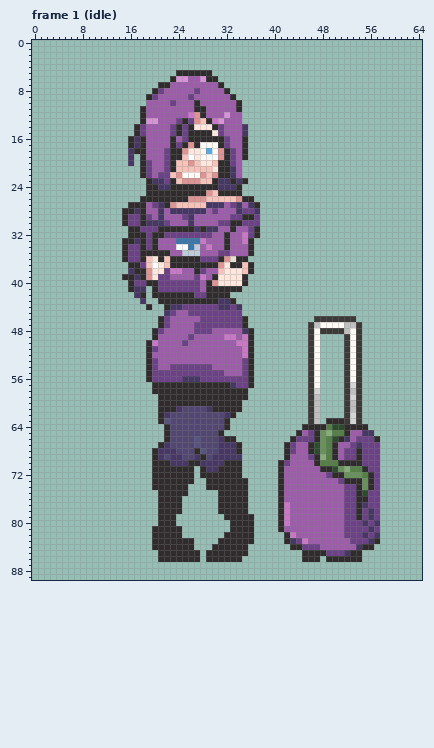
File history of a pixel-art file, resources pengu/win anims/zone_anim.aseprite. This is how it looked before the edit.
65x90 pixels, 9 frames. Shown: frame 1 (idle). The commit also changed other frames, which this record leaves out.
After:
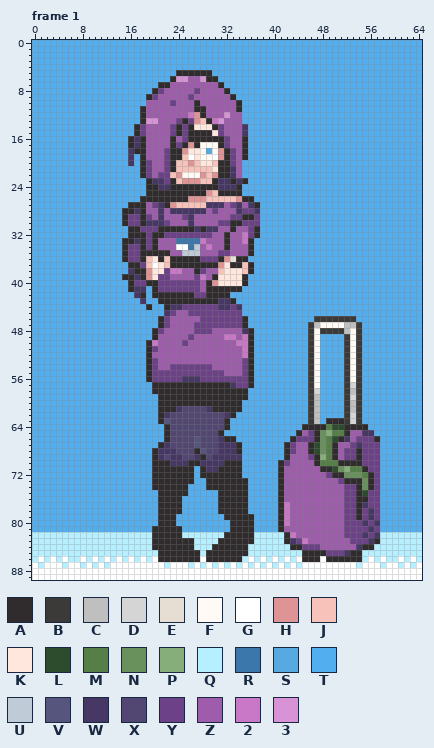
Palette (. is transparent): A #302c2e  B #3c3939  C #bfbfbf  D #d5d5d5  E #e6ddd3  F #fffaf5  G #ffffff  H #de9494  J #f6c2ba  K #ffe7de  L #2d4c2d  M #557f47  N #69915c  P #86ae7a  Q #b6efff  R #3b77aa  S #56aadf  T #52aeef  U #bfcbd7  V #55557d  W #463764  X #524772  Y #6c4187  Z #9f5cad  2 #c977c7  3 #d793d5
Changes in this commit:
layer "Layer 3" added
Frame 1, layer "Layer 3":
y 0..4: x 0..64 ................................................................. -> TTTTTTTTTTTTTTTTTTTTTTTTTTTTTTTTTTTTTTTTTTTTTTTTTTTTTTTTTTTTTTTTT
y 5: x 0..23 ........................ -> TTTTTTTTTTTTTTTTTTTTTTTT; x 30..64 ................................... -> TTTTTTTTTTTTTTTTTTTTTTTTTTTTTTTTTTT
y 6: x 0..22 ....................... -> TTTTTTTTTTTTTTTTTTTTTTT; x 31..64 .................................. -> TTTTTTTTTTTTTTTTTTTTTTTTTTTTTTTTTT
y 7: x 0..20 ..................... -> TTTTTTTTTTTTTTTTTTTTT; x 32..64 ................................. -> TTTTTTTTTTTTTTTTTTTTTTTTTTTTTTTTT
y 8: x 0..19 .................... -> TTTTTTTTTTTTTTTTTTTT; x 33..64 ................................ -> TTTTTTTTTTTTTTTTTTTTTTTTTTTTTTTT
y 9: x 0..18 ................... -> TTTTTTTTTTTTTTTTTTT; x 34..64 ............................... -> TTTTTTTTTTTTTTTTTTTTTTTTTTTTTTT
y 10: x 0..18 ................... -> TTTTTTTTTTTTTTTTTTT; x 35..64 .............................. -> TTTTTTTTTTTTTTTTTTTTTTTTTTTTTT
y 11..13: x 0..17 .................. -> TTTTTTTTTTTTTTTTTT; x 35..64 .............................. -> TTTTTTTTTTTTTTTTTTTTTTTTTTTTTT
y 14..15: x 0..16 ................. -> TTTTTTTTTTTTTTTTT; x 36..64 ............................. -> TTTTTTTTTTTTTTTTTTTTTTTTTTTTT
y 16..18: x 0..15 ................ -> TTTTTTTTTTTTTTTT; x 36..64 ............................. -> TTTTTTTTTTTTTTTTTTTTTTTTTTTTT
y 19: x 0..15 ................ -> TTTTTTTTTTTTTTTT; x 17 . -> T; x 36..64 ............................. -> TTTTTTTTTTTTTTTTTTTTTTTTTTTTT
y 20: x 0..15 ................ -> TTTTTTTTTTTTTTTT; x 17 . -> T; x 35..64 .............................. -> TTTTTTTTTTTTTTTTTTTTTTTTTTTTTT
y 21..22: x 0..17 .................. -> TTTTTTTTTTTTTTTTTT; x 35..64 .............................. -> TTTTTTTTTTTTTTTTTTTTTTTTTTTTTT
y 23: x 0..18 ................... -> TTTTTTTTTTTTTTTTTTT; x 36..64 ............................. -> TTTTTTTTTTTTTTTTTTTTTTTTTTTTT
y 24..25: x 0..18 ................... -> TTTTTTTTTTTTTTTTTTT; x 35..64 .............................. -> TTTTTTTTTTTTTTTTTTTTTTTTTTTTTT
y 26: x 0..17 .................. -> TTTTTTTTTTTTTTTTTT; x 37..64 ............................ -> TTTTTTTTTTTTTTTTTTTTTTTTTTTT
y 27: x 0..15 ................ -> TTTTTTTTTTTTTTTT; x 38..64 ........................... -> TTTTTTTTTTTTTTTTTTTTTTTTTTT
y 28..30: x 0..14 ............... -> TTTTTTTTTTTTTTT; x 38..64 ........................... -> TTTTTTTTTTTTTTTTTTTTTTTTTTT
y 31..32: x 0..15 ................ -> TTTTTTTTTTTTTTTT; x 38..64 ........................... -> TTTTTTTTTTTTTTTTTTTTTTTTTTT
y 33..35: x 0..14 ............... -> TTTTTTTTTTTTTTT; x 37..64 ............................ -> TTTTTTTTTTTTTTTTTTTTTTTTTTTT
y 36: x 0..14 ............... -> TTTTTTTTTTTTTTT; x 36..64 ............................. -> TTTTTTTTTTTTTTTTTTTTTTTTTTTTT
y 37..38: x 0..15 ................ -> TTTTTTTTTTTTTTTT; x 37..64 ............................ -> TTTTTTTTTTTTTTTTTTTTTTTTTTTT
y 39: x 0..14 ............... -> TTTTTTTTTTTTTTT; x 36..64 ............................. -> TTTTTTTTTTTTTTTTTTTTTTTTTTTTT
y 40: x 0..15 ................ -> TTTTTTTTTTTTTTTT; x 36..64 ............................. -> TTTTTTTTTTTTTTTTTTTTTTTTTTTTT
y 41: x 0..15 ................ -> TTTTTTTTTTTTTTTT; x 19 . -> T; x 35..64 .............................. -> TTTTTTTTTTTTTTTTTTTTTTTTTTTTTT
y 42: x 0..16 ................. -> TTTTTTTTTTTTTTTTT; x 19 . -> T; x 33..64 ................................ -> TTTTTTTTTTTTTTTTTTTTTTTTTTTTTTTT
y 43: x 0..17 .................. -> TTTTTTTTTTTTTTTTTT; x 19..20 .. -> TT; x 34..64 ............................... -> TTTTTTTTTTTTTTTTTTTTTTTTTTTTTTT
y 44: x 0..18 ................... -> TTTTTTTTTTTTTTTTTTT; x 20..21 .. -> TT; x 35..64 .............................. -> TTTTTTTTTTTTTTTTTTTTTTTTTTTTTT
y 45: x 0..21 ...................... -> TTTTTTTTTTTTTTTTTTTTTT; x 35..64 .............................. -> TTTTTTTTTTTTTTTTTTTTTTTTTTTTTT
y 46: x 0..20 ..................... -> TTTTTTTTTTTTTTTTTTTTT; x 36..46 ........... -> TTTTTTTTTTT; x 54..64 ........... -> TTTTTTTTTTT
y 47: x 0..20 ..................... -> TTTTTTTTTTTTTTTTTTTTT; x 36..45 .......... -> TTTTTTTTTT; x 55..64 .......... -> TTTTTTTTTT
y 48: x 0..19 .................... -> TTTTTTTTTTTTTTTTTTTT; x 37..45 ......... -> TTTTTTTTT; x 55..64 .......... -> TTTTTTTTTT
y 49: x 0..19 .................... -> TTTTTTTTTTTTTTTTTTTT; x 37..45 ......... -> TTTTTTTTT; x 48..51 .... -> TTTT; x 55..64 .......... -> TTTTTTTTTT
y 50..56: x 0..18 ................... -> TTTTTTTTTTTTTTTTTTT; x 37..45 ......... -> TTTTTTTTT; x 48..51 .... -> TTTT; x 55..64 .......... -> TTTTTTTTTT
y 57: x 0..19 .................... -> TTTTTTTTTTTTTTTTTTTT; x 37..45 ......... -> TTTTTTTTT; x 48..51 .... -> TTTT; x 55..64 .......... -> TTTTTTTTTT
y 58: x 0..19 .................... -> TTTTTTTTTTTTTTTTTTTT; x 36..45 .......... -> TTTTTTTTTT; x 48..51 .... -> TTTT; x 55..64 .......... -> TTTTTTTTTT
y 59: x 0..20 ..................... -> TTTTTTTTTTTTTTTTTTTTT; x 36..45 .......... -> TTTTTTTTTT; x 48..51 .... -> TTTT; x 55..64 .......... -> TTTTTTTTTT
y 60..61: x 0..20 ..................... -> TTTTTTTTTTTTTTTTTTTTT; x 35..45 ........... -> TTTTTTTTTTT; x 48..51 .... -> TTTT; x 55..64 .......... -> TTTTTTTTTT
y 62: x 0..20 ..................... -> TTTTTTTTTTTTTTTTTTTTT; x 34..45 ............ -> TTTTTTTTTTTT; x 48..51 .... -> TTTT; x 55..64 .......... -> TTTTTTTTTT
y 63: x 0..20 ..................... -> TTTTTTTTTTTTTTTTTTTTT; x 33..45 ............. -> TTTTTTTTTTTTT; x 48 . -> T; x 55..64 .......... -> TTTTTTTTTT
y 64: x 0..21 ...................... -> TTTTTTTTTTTTTTTTTTTTTT; x 33..44 ............ -> TTTTTTTTTTTT; x 56..64 ......... -> TTTTTTTTT
y 65: x 0..21 ...................... -> TTTTTTTTTTTTTTTTTTTTTT; x 32..43 ............ -> TTTTTTTTTTTT; x 57..64 ........ -> TTTTTTTT
y 66: x 0..21 ...................... -> TTTTTTTTTTTTTTTTTTTTTT; x 34..42 ......... -> TTTTTTTTT; x 58..64 ....... -> TTTTTTT
y 67: x 0..20 ..................... -> TTTTTTTTTTTTTTTTTTTTT; x 35..41 ....... -> TTTTTTT; x 58..64 ....... -> TTTTTTT
y 68..69: x 0..19 .................... -> TTTTTTTTTTTTTTTTTTTT; x 35..41 ....... -> TTTTTTT; x 58..64 ....... -> TTTTTTT
y 70: x 0..19 .................... -> TTTTTTTTTTTTTTTTTTTT; x 35..40 ...... -> TTTTTT; x 58..64 ....... -> TTTTTTT
y 71..72: x 0..19 .................... -> TTTTTTTTTTTTTTTTTTTT; x 27 . -> T; x 35..40 ...... -> TTTTTT; x 58..64 ....... -> TTTTTTT
y 73: x 0..19 .................... -> TTTTTTTTTTTTTTTTTTTT; x 27..28 .. -> TT; x 36..40 ..... -> TTTTT; x 58..64 ....... -> TTTTTTT
y 74: x 0..19 .................... -> TTTTTTTTTTTTTTTTTTTT; x 26..28 ... -> TTT; x 36..40 ..... -> TTTTT; x 58..64 ....... -> TTTTTTT
y 75: x 0..20 ..................... -> TTTTTTTTTTTTTTTTTTTTT; x 26..30 ..... -> TTTTT; x 36..40 ..... -> TTTTT; x 58..64 ....... -> TTTTTTT
y 76..78: x 0..20 ..................... -> TTTTTTTTTTTTTTTTTTTTT; x 25..30 ...... -> TTTTTT; x 36..40 ..... -> TTTTT; x 58..64 ....... -> TTTTTTT
y 79: x 0..20 ..................... -> TTTTTTTTTTTTTTTTTTTTT; x 24..31 ........ -> TTTTTTTT; x 37..40 .... -> TTTT; x 58..64 ....... -> TTTTTTT
y 80: x 0..20 ..................... -> TTTTTTTTTTTTTTTTTTTTT; x 24..32 ......... -> TTTTTTTTT; x 37..40 .... -> TTTT; x 58..64 ....... -> TTTTTTT
y 81: x 0..19 .................... -> TTTTTTTTTTTTTTTTTTTT; x 25..32 ........ -> TTTTTTTT; x 37..40 .... -> TTTT; x 58..64 ....... -> TTTTTTT
y 82: x 0..19 .................... -> QQQQQQQQQQQQQQQQQQQQ; x 25..31 ....... -> QQQQQQQ; x 37..41 ..... -> QQQQQ; x 58..64 ....... -> QQQQQQQ
y 83: x 0..19 .................... -> QQQQQQQQQQQQQQQQQQQQ; x 27..30 .... -> QQQQ; x 37..41 ..... -> QQQQQ; x 58..64 ....... -> QQQQQQQ
y 84: x 0..19 .................... -> QQQQQQQQQQQQQQQQQQQQ; x 27..29 ... -> QQQ; x 36..42 ....... -> QQQQQQQ; x 57..64 ........ -> QQQQQQQQ
y 85: x 0..20 ..................... -> QQQQQQQQQQQQQQQQQQQQQ; x 28 . -> Q; x 36..44 ......... -> QQQQQQQQQ; x 55..64 .......... -> QQQQQQQQQQ
y 86: x 0..20 ..................... -> QGQGQGQQGQGQGQGQGQGQG; x 28 . -> G; x 35..44 .......... -> QGQGQGQGQG; x 48 . -> G; x 55..64 .......... -> QGQGQQGQGQ
y 87: x 0..64 ................................................................. -> GQGGGQGGQGQGQGGGGGGGGGQGGGQGQGQGQGQGQGQGQGQGQGGGGGGGGGQGGGQGGQGQG
y 88..89: x 0..64 ................................................................. -> GGGGGGGGGGGGGGGGGGGGGGGGGGGGGGGGGGGGGGGGGGGGGGGGGGGGGGGGGGGGGGGGG
Boxes around the changes in both pictures, in picture pixels (x1, y1, x2, y2):
added: (32, 40, 422, 580)
